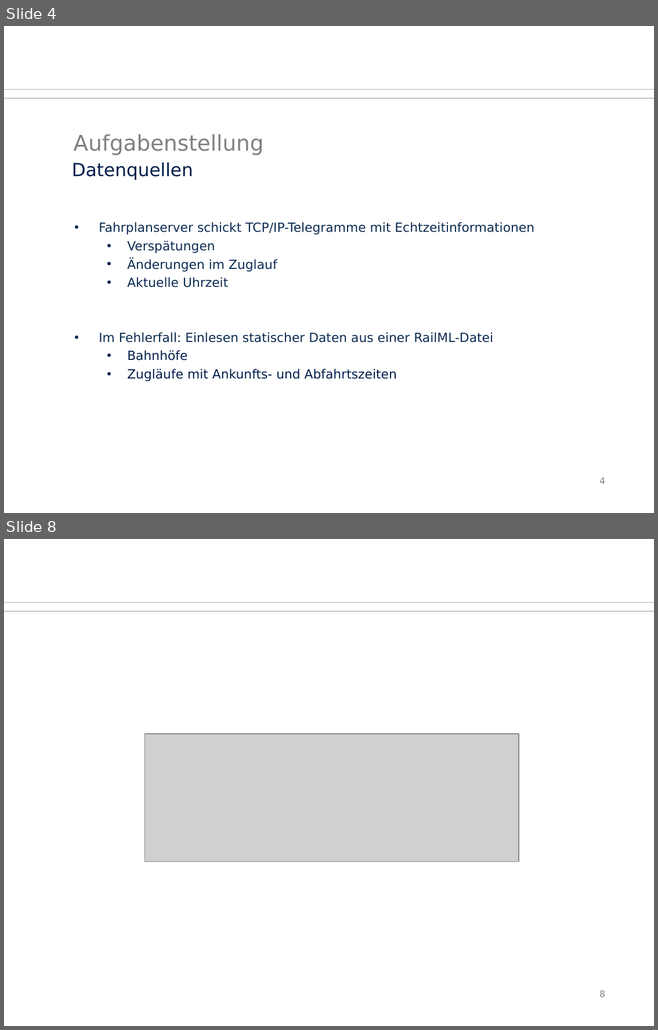
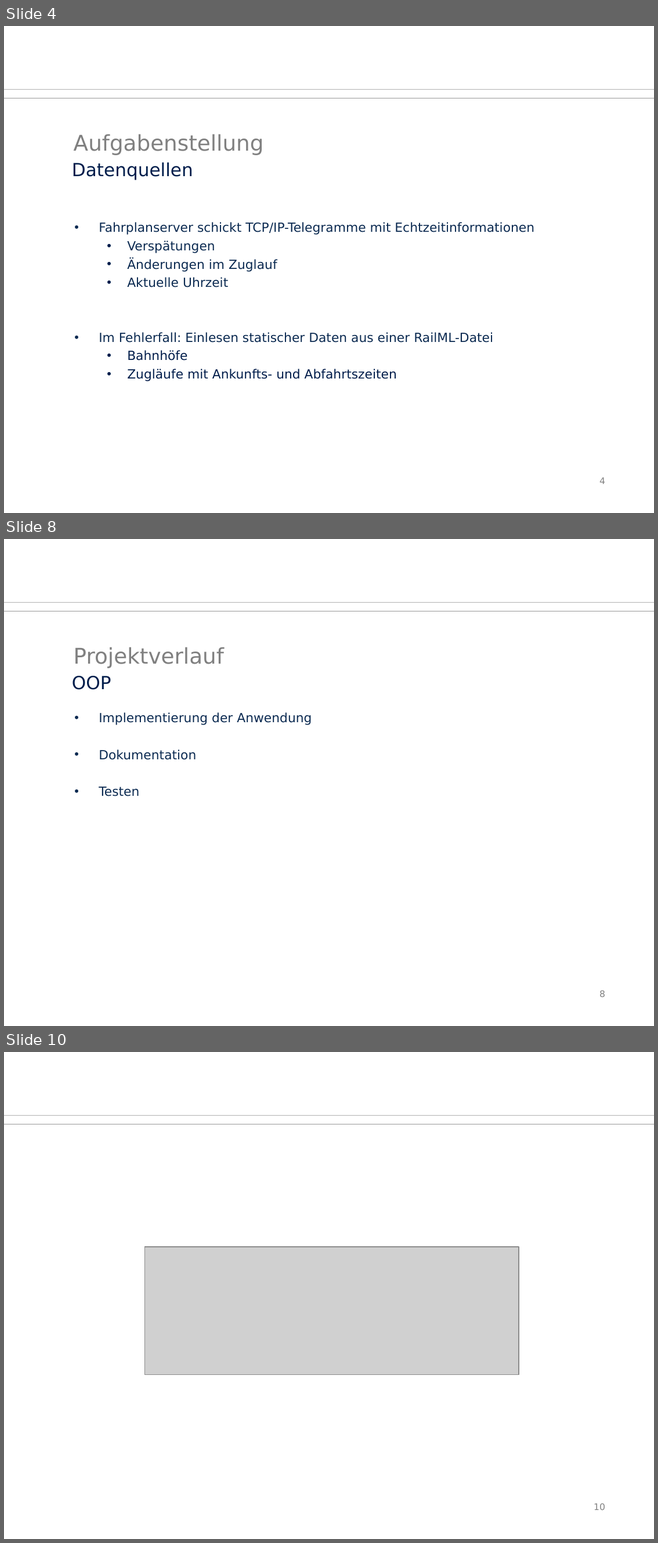
Before and after one commit to Juu98/fahrgastinformationssystem, a slide deck: organisation/zwischenpraesentation.odp. Shown one above the other, each under a label of ours: slides 4 and 8 before the commit, slides 4, 8 and 10 after it; the slides between them are not shown. The pictures are 658x1030 and 658x1543 pixels, drawn with LibreOffice and Linux fonts; fonts in the diff are those of the drawing; grey boxes stand for pictures; background and template pictures are left out. Boxes give left, top, right and bottom in pixels: in the first picture for what was removed or moved away, otherwise in the second. Text is boxed around its words. In the diff, an @@ line names an element or a change of style, - is before the commit and + after.

```diff
--- a/organisation/zwischenpraesentation.odp
+++ b/organisation/zwischenpraesentation.odp
@@ slide 8 added at box(4, 539, 654, 1026), background #FFFFFF; not listed: 2 template elements that a slide beside it also shows @@
@@ title added at box(74, 647, 224, 668), 24 pt, text #808080 @@
+Projektverlauf
@@ text added at box(72, 676, 111, 690), 20 pt, text #001D4B @@
+OOP
@@ text added at box(99, 712, 311, 797), 14 pt, text #0B2A51 @@
+• Implementierung der Anwendung
+• Dokumentation
+• Testen
@@ page number added at box(599, 990, 605, 997), 10 pt, text #808080 @@
+8
@@ what was slide 8 is now slide 10 @@
@@ page number at box(593, 1503, 605, 1510): text changed @@
-8
+10
```
Also in this commit, not shown: 4 other slides added, 3 slides removed.
